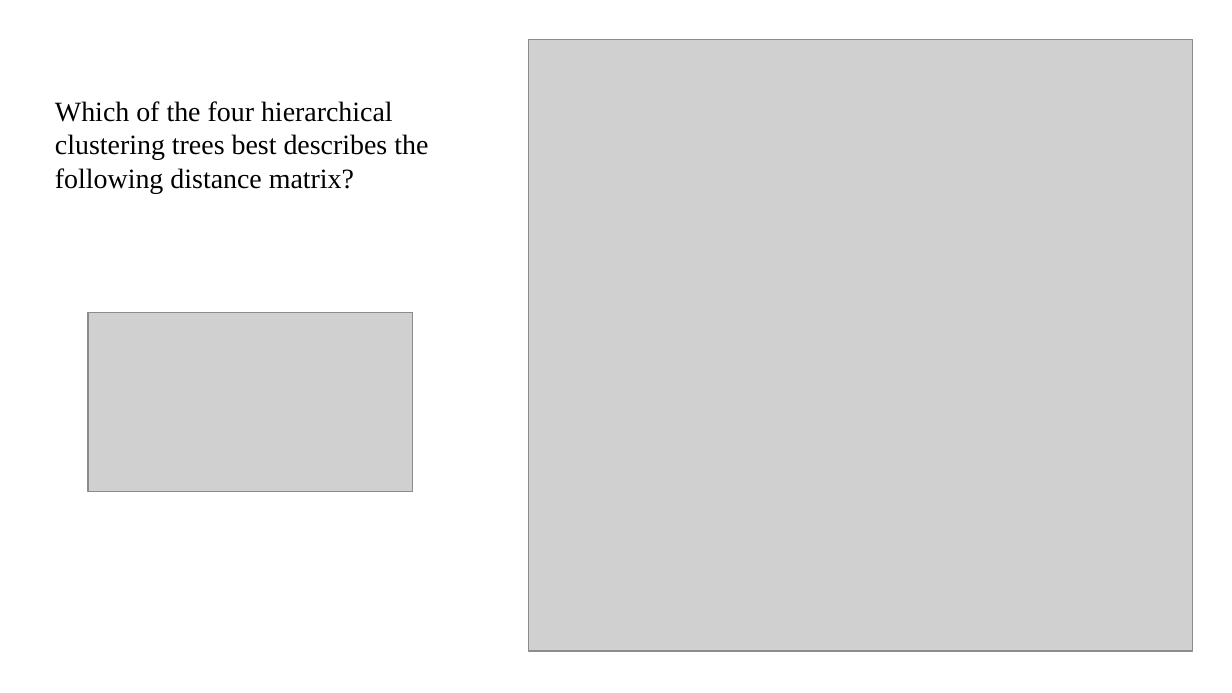
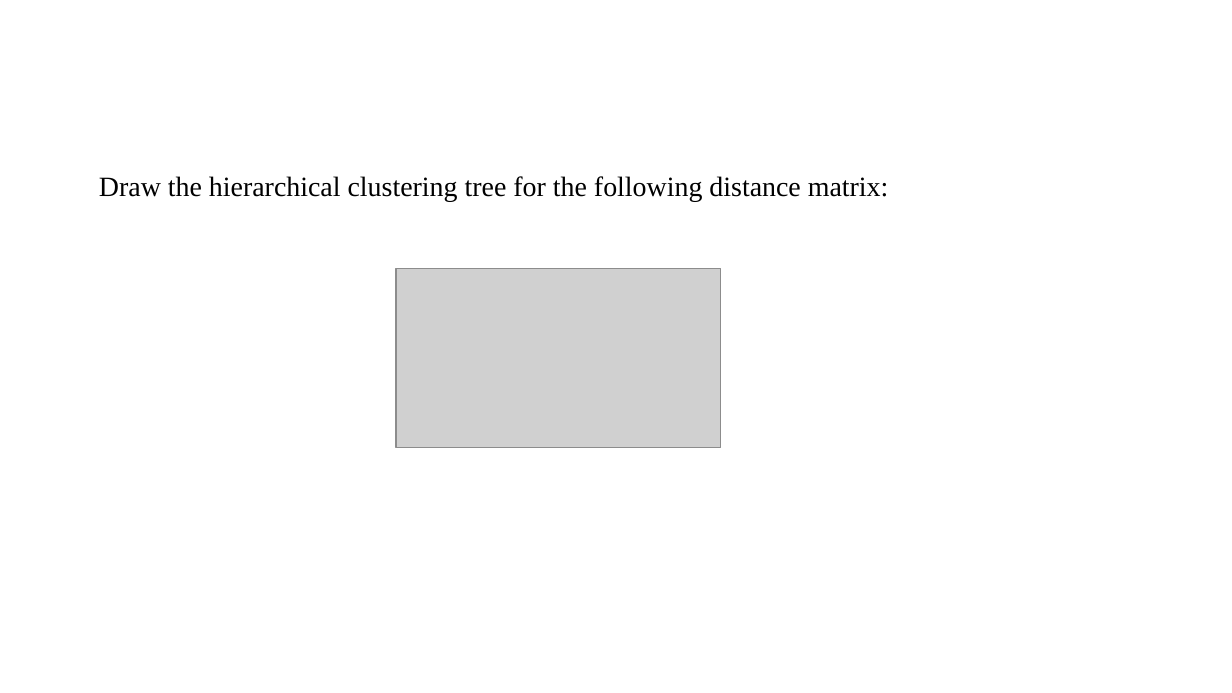
Before and after one commit to pvermees/geostats, a slide deck: slide 103 of slides/quizzes.odp. Drawn at 1232x693 pixels with LibreOffice and Linux fonts; fonts in the diff are those of the drawing; grey boxes stand for pictures. Boxes give left, top, right and bottom in pixels: in the first picture for what was removed or moved away, otherwise in the second. Text is boxed around its words. In the diff, an @@ line names an element or a change of style, - is before the commit and + after.

```diff
--- a/slides/quizzes.odp
+++ b/slides/quizzes.odp
@@ text at [99, 176, 889, 201]: text changed @@
-Which of the four hierarchical clustering trees best describes the
-following distance matrix?
+Draw the hierarchical clustering tree for the following distance matrix:
@@ picture: place and size @@
-picture at [529, 39, 1193, 651]
+picture at [396, 268, 721, 448]
@@ picture removed at [88, 313, 414, 493] @@
```
Also in this commit, not shown: 1 other slide changed.
